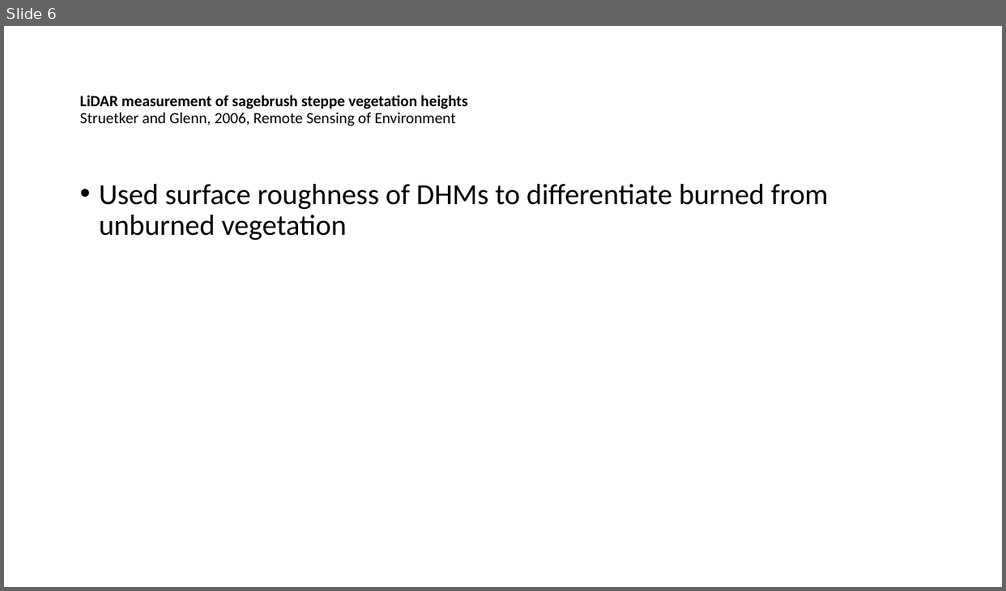
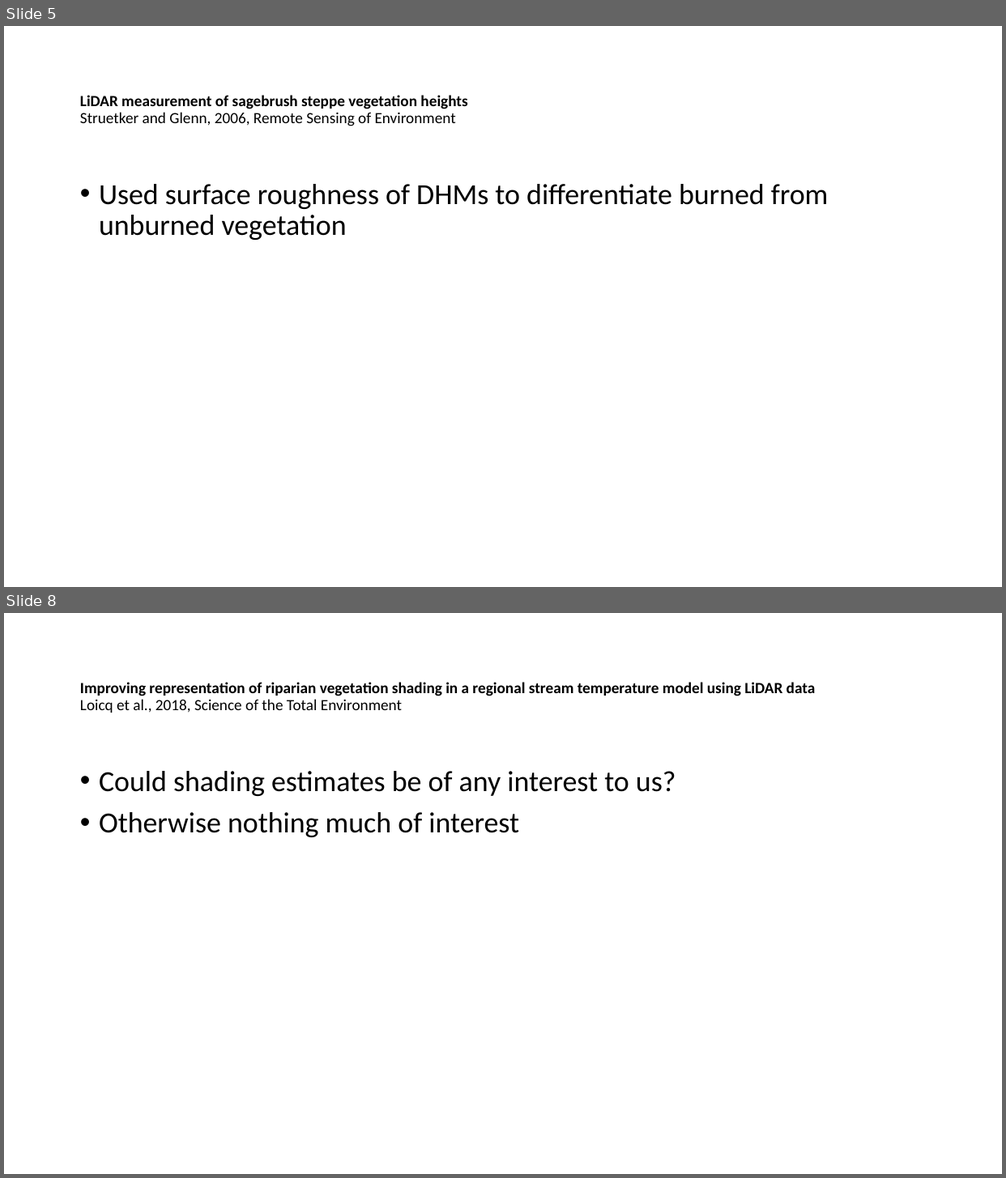
Before and after one commit to rsjones94/mtsu-geoscience-tools, a slide deck: writing/veglidar_litreview.pptx. Shown one above the other, each under a label of ours: slide 6 before the commit, slides 5 and 8 after it; the slides between them are not shown. The pictures are 1006x591 and 1006x1178 pixels, drawn with LibreOffice and Linux fonts; fonts in the diff are those of the drawing. Boxes give left, top, right and bottom in pixels: in the first picture for what was removed or moved away, otherwise in the second. Text is boxed around its words. In the diff, an @@ line names an element or a change of style, - is before the commit and + after.

```diff
--- a/writing/veglidar_litreview.pptx
+++ b/writing/veglidar_litreview.pptx
@@ slide 8 added at <box>4,613,1002,1174</box>, background #FFFFFF @@
@@ title added at <box>80,682,816,713</box>, 15 pt, text #000000, bold @@
+Improving representation of riparian vegetation shading in a regional stream temperature model using LiDAR data
+Loicq et al., 2018, Science of the Total Environment
@@ text added at <box>99,771,676,837</box>, 28 pt, text #000000 @@
+• Could shading estimates be of any interest to us?
+• Otherwise nothing much of interest
@@ what was slide 6 is now slide 5 @@
```
Also in this commit, not shown: 2 slides changed, 5 other slides added, 1 slide removed.
